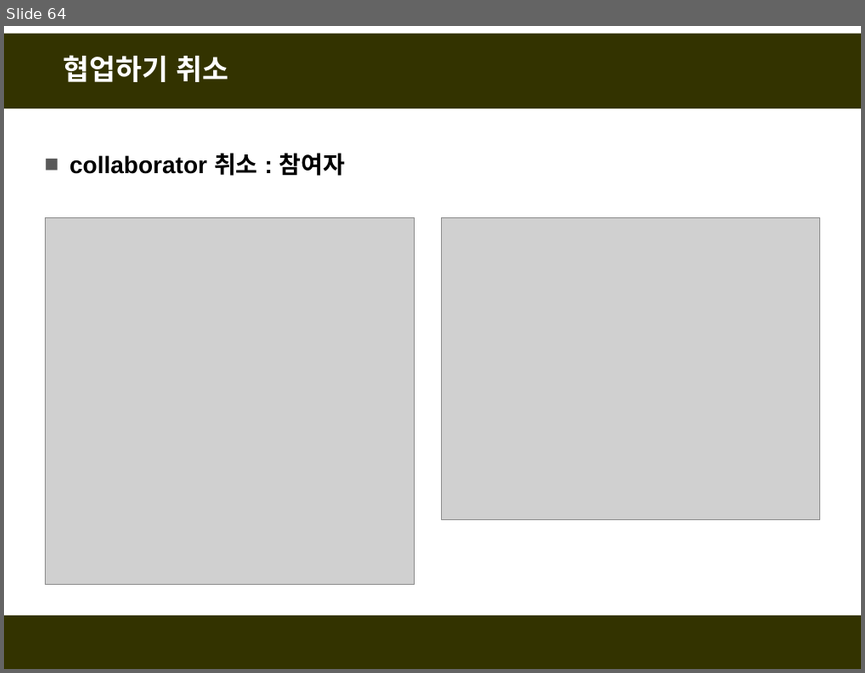
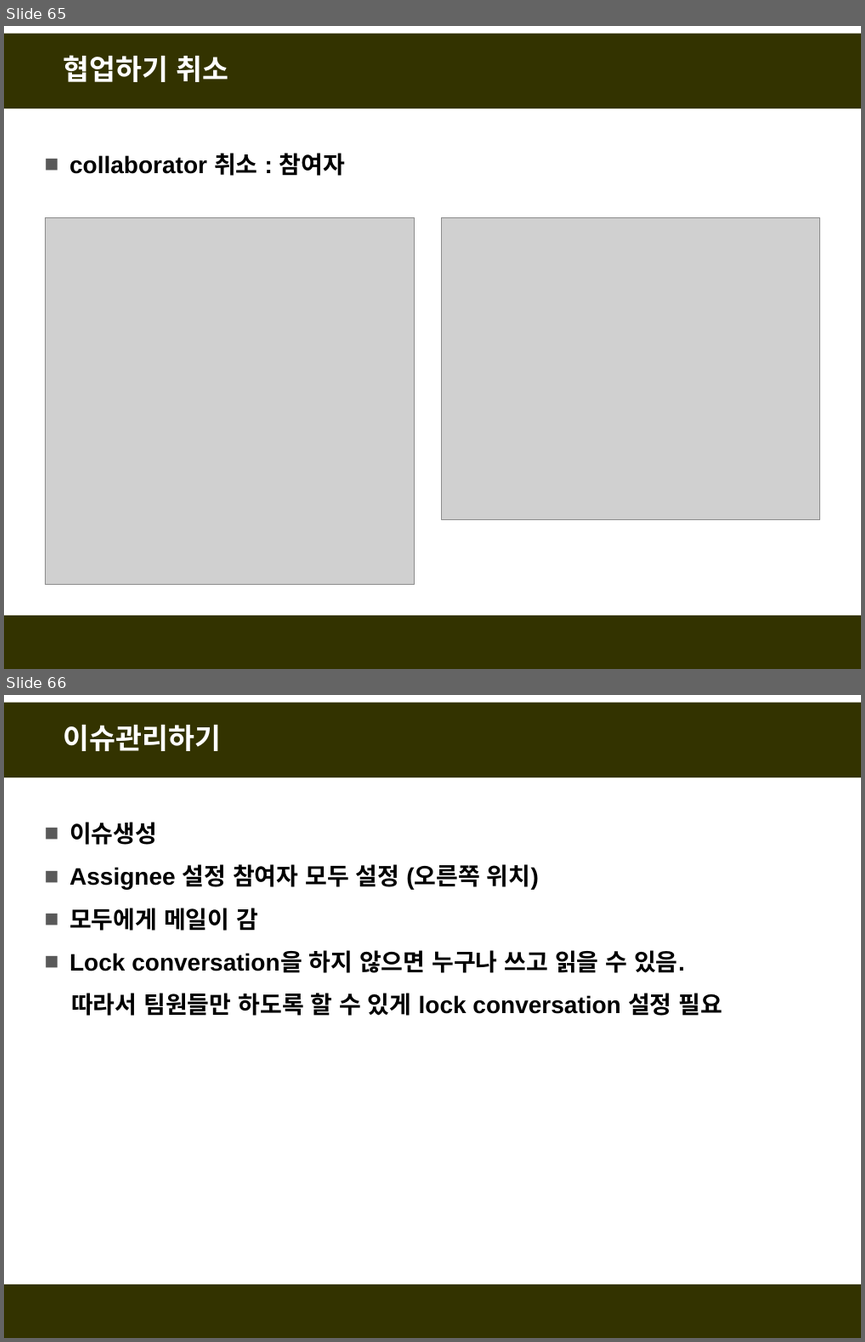
Before and after one commit to fasthill/github-lecture, a slide deck: git및github첫걸음4-협업하기.pptx. Shown one above the other, each under a label of ours: slide 64 before the commit, slides 65 and 66 after it. The pictures are 865x673 and 865x1342 pixels, drawn with LibreOffice and Linux fonts; fonts in the diff are those of the drawing; grey boxes stand for pictures. Boxes give left, top, right and bottom in pixels: in the first picture for what was removed or moved away, otherwise in the second. Text is boxed around its words. In the diff, an @@ line names an element or a change of style, - is before the commit and + after.

```diff
--- a/git및github첫걸음4-협업하기.pptx
+++ b/git및github첫걸음4-협업하기.pptx
@@ slide 66 added at box(4, 695, 861, 1338), background #FFFFFF; not listed: 2 template elements that a slide beside it also shows @@
@@ title added at box(64, 724, 222, 751), 24 pt, text #FFFFFF, bold @@
+이슈관리하기
@@ text added at box(69, 822, 722, 1015), 20 pt, text #000000, bold @@
+■ 이슈생성
+■ Assignee 설정 참여자 모두 설정 (오른쪽 위치)
+■ 모두에게 메일이 감
+■ Lock conversation을 하지 않으면 누구나 쓰고 읽을 수 있음.
+따라서 팀원들만 하도록 할 수 있게 lock conversation 설정 필요
@@ what was slide 64 is now slide 65 @@
```
Also in this commit, not shown: 7 slides changed, 1 other slide added.
